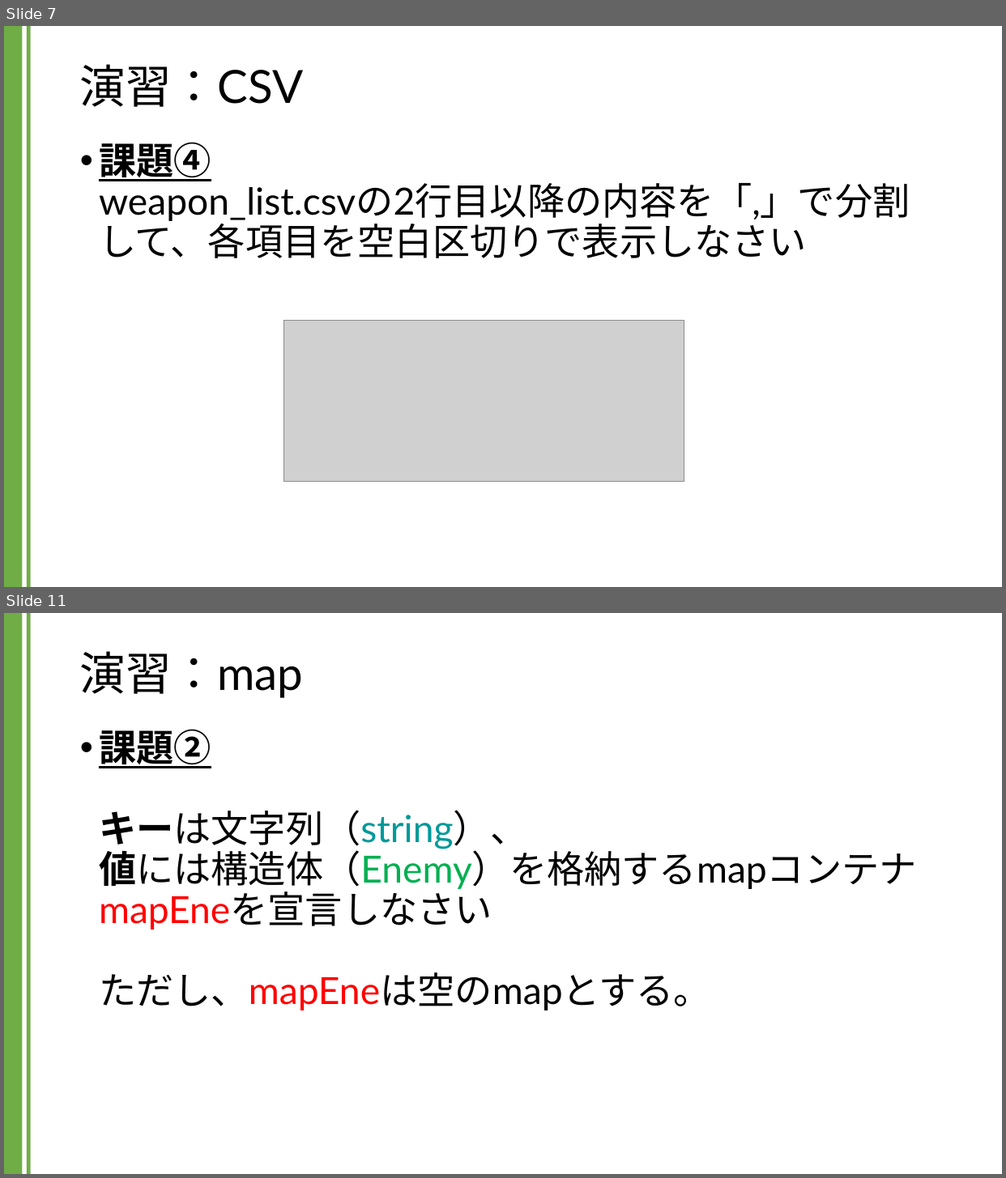
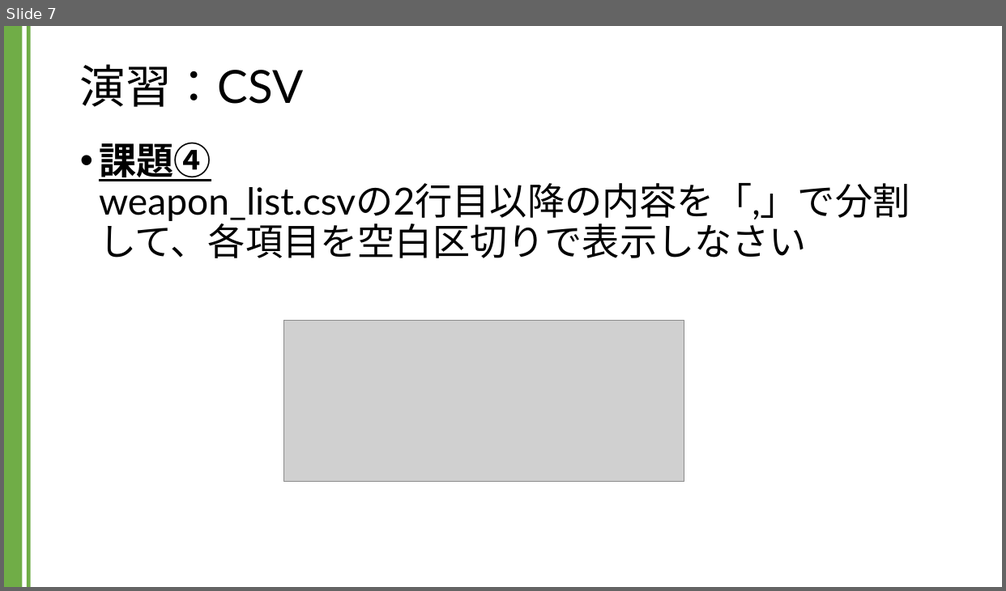
Before and after one commit to kic-murata/cpp2024, a slide deck: 授業資料/演習課題：CSV.pptx. Shown one above the other, each under a label of ours: slides 7 and 11 before the commit, slide 7 after it; the slides between them are not shown. The pictures are 1006x1178 and 1006x591 pixels, drawn with LibreOffice and Linux fonts; fonts in the diff are those of the drawing; grey boxes stand for pictures. Boxes give left, top, right and bottom in pixels: in the first picture for what was removed or moved away, otherwise in the second. Text is boxed around its words. In the diff, an @@ line names an element or a change of style, - is before the commit and + after.

```diff
--- a/授業資料/演習課題：CSV.pptx
+++ b/授業資料/演習課題：CSV.pptx
@@ slide 11 removed at bbox=[4, 613, 1002, 1174], background #FFFFFF; not listed: 2 template elements that a slide beside it also shows @@
@@ title removed at bbox=[80, 651, 304, 698] @@
-演習：map
@@ text removed at bbox=[99, 729, 917, 1011] @@
-• 課題②
-  キーは文字列（string）、
-  値には構造体（Enemy）を格納するmapコンテナmapEneを宣言しなさい
-  ただし、mapEneは空のmapとする。
```
Also in this commit, not shown: 2 slides changed, 19 other slides removed, 2 other files.
